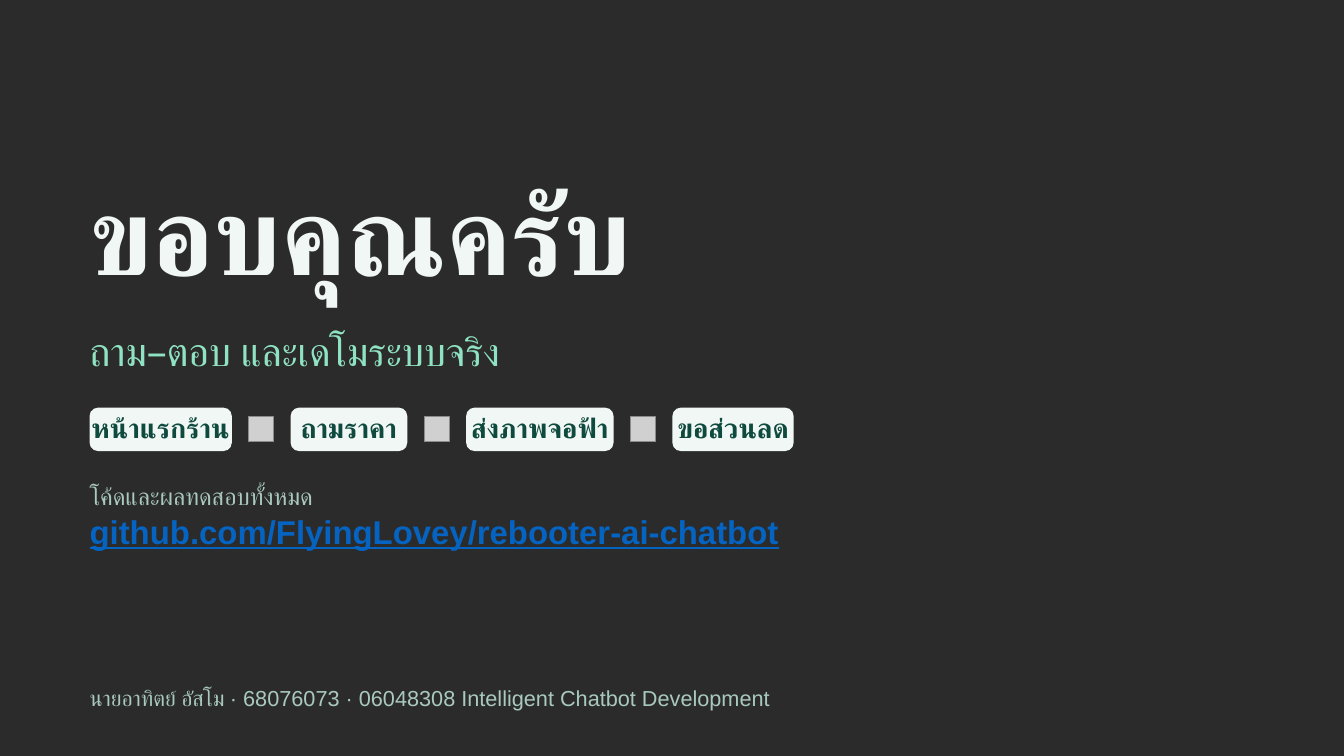
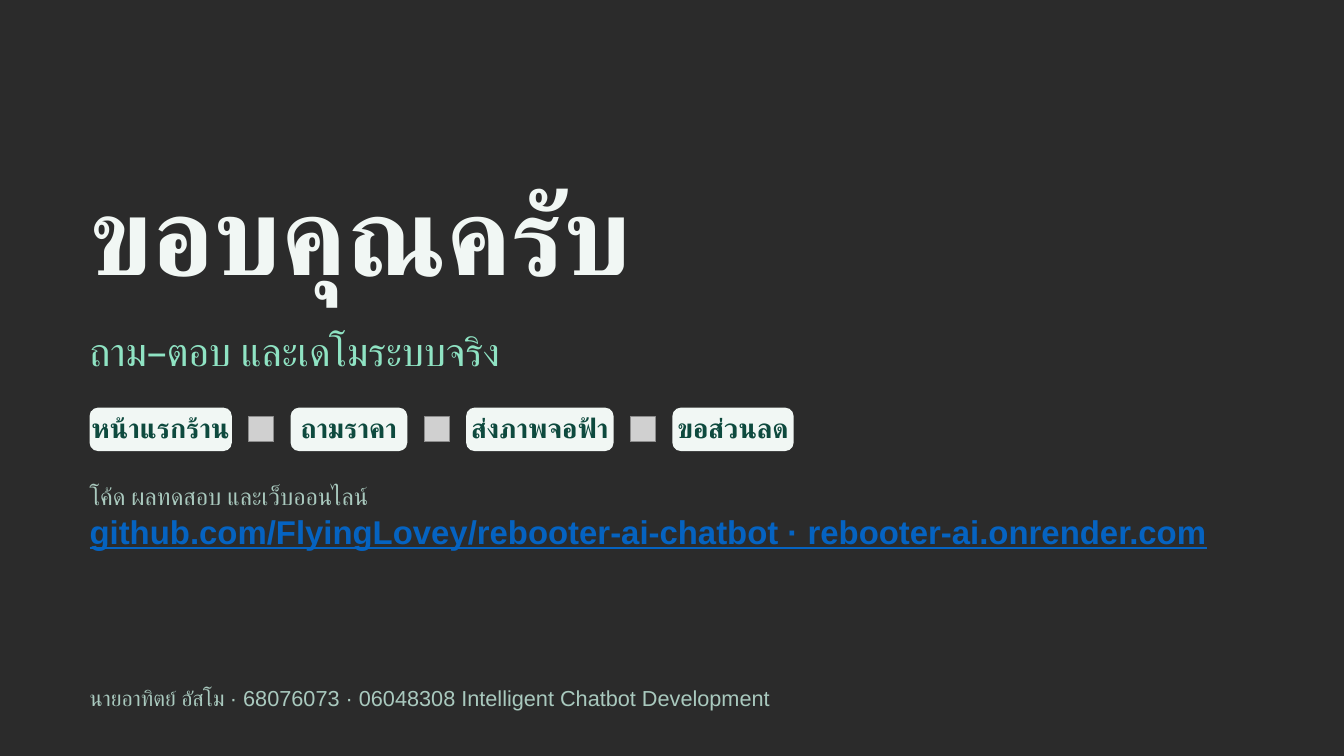
Before and after one commit to FlyingLovey/rebooter-ai-chatbot, a slide deck: slide 14 of docs/Rebooter AI นำเสนอโครงงาน.pptx. Drawn at 1344x756 pixels with LibreOffice and Linux fonts; fonts in the diff are those of the drawing; grey boxes stand for pictures; background and template pictures are left out; a plain dark background stands for a picture behind light text. Boxes give left, top, right and bottom in pixels: in the first picture for what was removed or moved away, otherwise in the second. Text is boxed around its words. In the diff, an @@ line names an element or a change of style, - is before the commit and + after.

```diff
--- a/docs/Rebooter AI นำเสนอโครงงาน.pptx
+++ b/docs/Rebooter AI นำเสนอโครงงาน.pptx
@@ text at box(90, 486, 367, 505): text changed @@
-โค้ดและผลทดสอบทั้งหมด
+โค้ด ผลทดสอบ และเว็บออนไลน์
@@ text at box(90, 520, 1206, 551): text changed @@
-github.com/FlyingLovey/rebooter-ai-chatbot
+github.com/FlyingLovey/rebooter-ai-chatbot · rebooter-ai.onrender.com
```
Also in this commit, not shown: 3 other slides changed, 4 other files.
